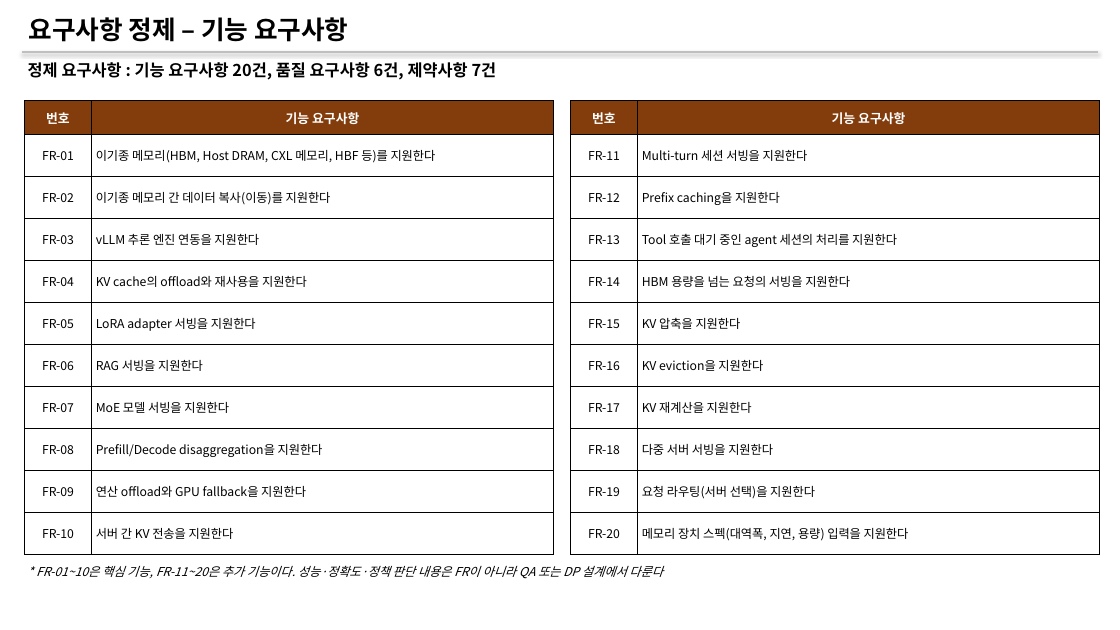
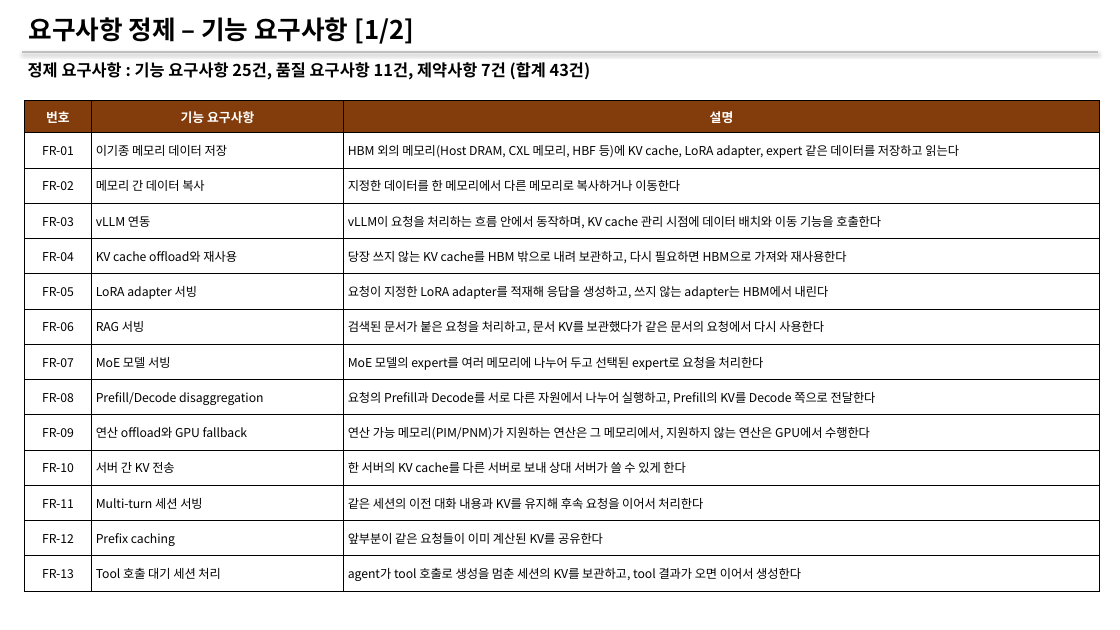
Before and after one commit to mkim0628/vllm, a slide deck: slide 4 of doc-mk/Requirements/requirements-overview.pptx. Drawn at 1120x630 pixels with LibreOffice and Linux fonts; fonts in the diff are those of the drawing. Boxes give left, top, right and bottom in pixels: in the first picture for what was removed or moved away, otherwise in the second. Text is boxed around its words. In the diff, an @@ line names an element or a change of style, - is before the commit and + after.

```diff
--- a/doc-mk/Requirements/requirements-overview.pptx
+++ b/doc-mk/Requirements/requirements-overview.pptx
@@ text at [29,17,414,44]: text changed @@
-요구사항 정제 – 기능 요구사항
+요구사항 정제 – 기능 요구사항 [1/2]
@@ text at [28,62,591,80]: text changed @@
-정제 요구사항 : 기능 요구사항 20건, 품질 요구사항 6건, 제약사항 7건
+정제 요구사항 : 기능 요구사항 25건, 품질 요구사항 11건, 제약사항 7건 (합계 43건)
@@ table at [24,101,1100,592] @@
-번호 | 기능 요구사항
-FR-01 | 이기종 메모리(HBM, Host DRAM, CXL 메모리, HBF 등)를 지원한다
-FR-02 | 이기종 메모리 간 데이터 복사(이동)를 지원한다
-FR-03 | vLLM 추론 엔진 연동을 지원한다
-FR-04 | KV cache의 offload와 재사용을 지원한다
-FR-05 | LoRA adapter 서빙을 지원한다
-FR-06 | RAG 서빙을 지원한다
-FR-07 | MoE 모델 서빙을 지원한다
-FR-08 | Prefill/Decode disaggregation을 지원한다
-FR-09 | 연산 offload와 GPU fallback을 지원한다
-FR-10 | 서버 간 KV 전송을 지원한다
+번호 | 기능 요구사항 | 설명
+FR-01 | 이기종 메모리 데이터 저장 | HBM 외의 메모리(Host DRAM, CXL 메모리, HBF 등)에 KV cache, LoRA adapter, expert 같은 데이터를 저장하고 읽는다
+FR-02 | 메모리 간 데이터 복사 | 지정한 데이터를 한 메모리에서 다른 메모리로 복사하거나 이동한다
+FR-03 | vLLM 연동 | vLLM이 요청을 처리하는 흐름 안에서 동작하며, KV cache 관리 시점에 데이터 배치와 이동 기능을 호출한다
+FR-04 | KV cache offload와 재사용 | 당장 쓰지 않는 KV cache를 HBM 밖으로 내려 보관하고, 다시 필요하면 HBM으로 가져와 재사용한다
+FR-05 | LoRA adapter 서빙 | 요청이 지정한 LoRA adapter를 적재해 응답을 생성하고, 쓰지 않는 adapter는 HBM에서 내린다
+FR-06 | RAG 서빙 | 검색된 문서가 붙은 요청을 처리하고, 문서 KV를 보관했다가 같은 문서의 요청에서 다시 사용한다
+FR-07 | MoE 모델 서빙 | MoE 모델의 expert를 여러 메모리에 나누어 두고 선택된 expert로 요청을 처리한다
+FR-08 | Prefill/Decode disaggregation | 요청의 Prefill과 Decode를 서로 다른 자원에서 나누어 실행하고, Prefill의 KV를 Decode 쪽으로 전달한다
+FR-09 | 연산 offload와 GPU fallback | 연산 가능 메모리(PIM/PNM)가 지원하는 연산은 그 메모리에서, 지원하지 않는 연산은 GPU에서 수행한다
+FR-10 | 서버 간 KV 전송 | 한 서버의 KV cache를 다른 서버로 보내 상대 서버가 쓸 수 있게 한다
+FR-11 | Multi-turn 세션 서빙 | 같은 세션의 이전 대화 내용과 KV를 유지해 후속 요청을 이어서 처리한다
+FR-12 | Prefix caching | 앞부분이 같은 요청들이 이미 계산된 KV를 공유한다
+FR-13 | Tool 호출 대기 세션 처리 | agent가 tool 호출로 생성을 멈춘 세션의 KV를 보관하고, tool 결과가 오면 이어서 생성한다
@@ table: place and size @@
-table at [24,101,554,555]
+table at [24,101,1100,592]
@@ table removed at [571,101,1100,555], 11 rows, 2 columns @@
-번호 | 기능 요구사항
-FR-11 | Multi-turn 세션 서빙을 지원한다
-FR-12 | Prefix caching을 지원한다
-FR-13 | Tool 호출 대기 중인 agent 세션의 처리를 지원한다
-FR-14 | HBM 용량을 넘는 요청의 서빙을 지원한다
-FR-15 | KV 압축을 지원한다
-FR-16 | KV eviction을 지원한다
-FR-17 | KV 재계산을 지원한다
-FR-18 | 다중 서버 서빙을 지원한다
-FR-19 | 요청 라우팅(서버 선택)을 지원한다
-FR-20 | 메모리 장치 스펙(대역폭, 지연, 용량) 입력을 지원한다
@@ text removed at [36,566,663,579] @@
-* FR-01~10은 핵심 기능, FR-11~20은 추가 기능이다. 성능·정확도·정책 판단 내용은 FR이 아니라 QA 또는 DP 설계에서 다룬다
```
Also in this commit, not shown: 9 other slides changed, 4 slides added, 1 other file.
